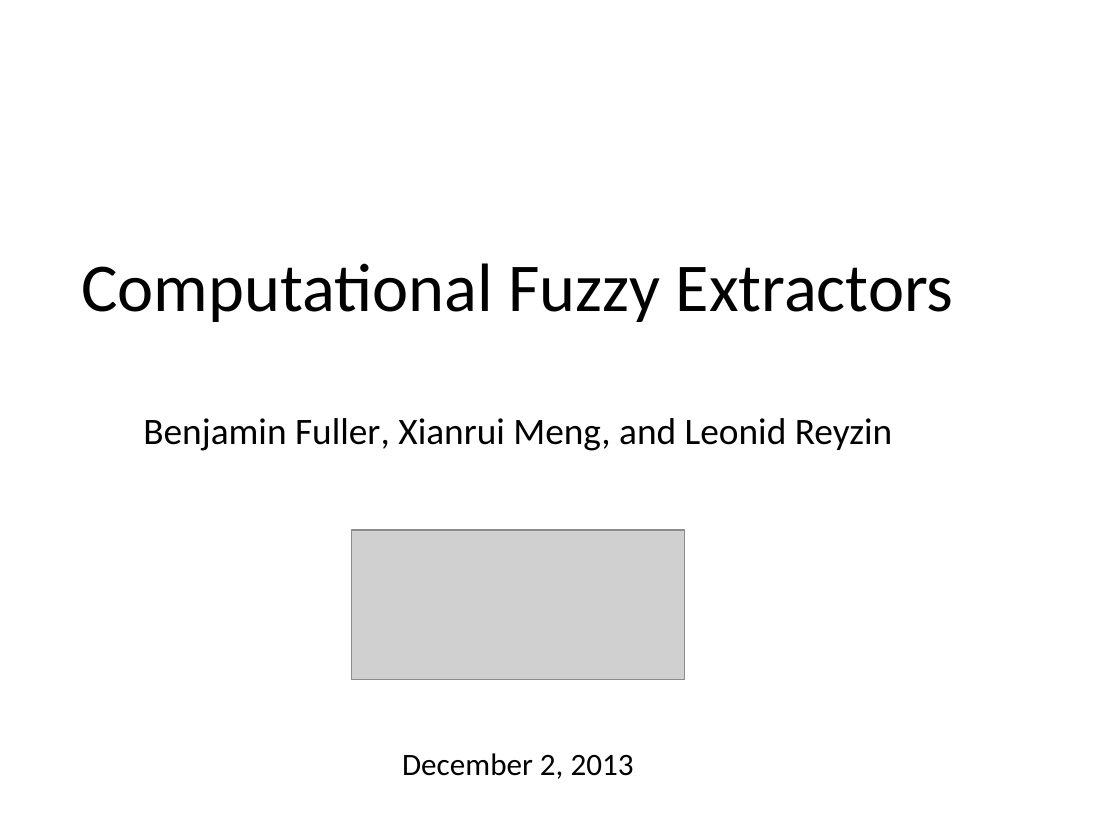
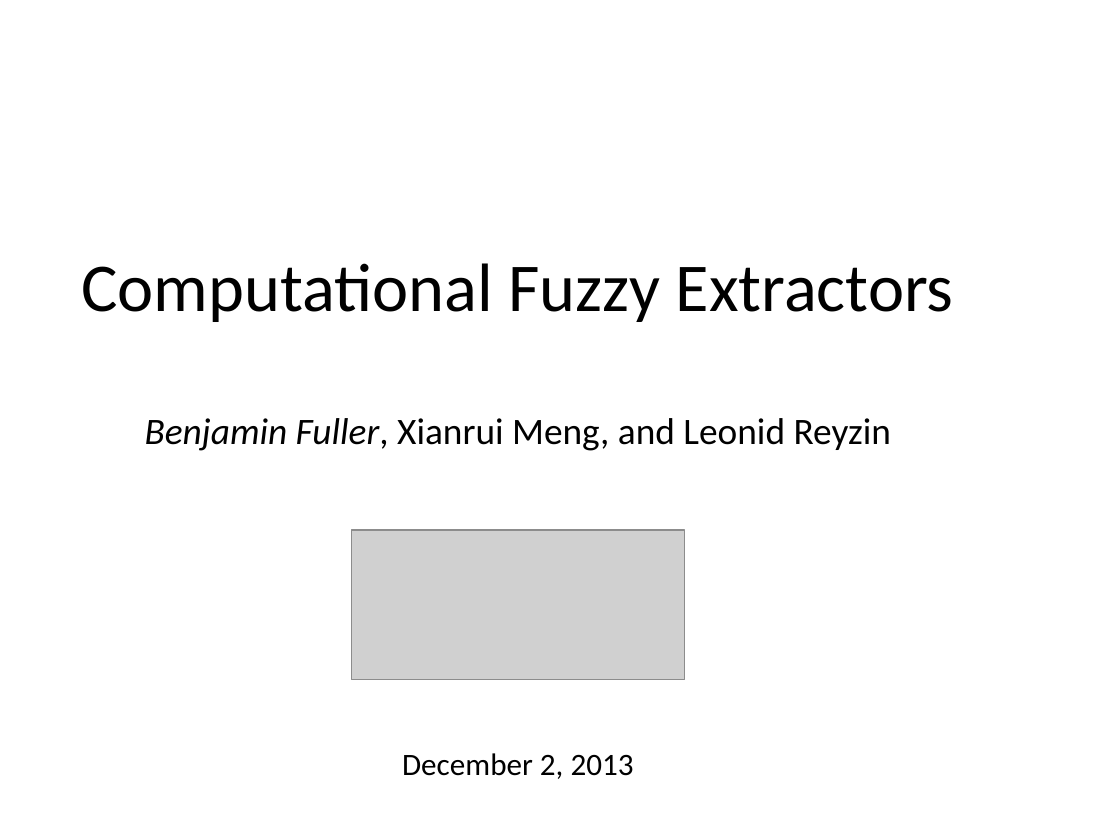
Before and after one commit to xianruimeng/comp-fuzzy-ext, a slide deck: slide 1 of ComputationalFuzzyExtractors-Asiacrypt.pptx. Drawn at 1120x840 pixels with LibreOffice and Linux fonts; fonts in the diff are those of the drawing; grey boxes stand for pictures. Boxes give left, top, right and bottom in pixels: in the first picture for what was removed or moved away, otherwise in the second. Text is boxed around its words. In the diff, an @@ line names an element or a change of style, - is before the commit and + after.

```diff
--- a/ComputationalFuzzyExtractors-Asiacrypt.pptx
+++ b/ComputationalFuzzyExtractors-Asiacrypt.pptx
@@ subtitle "Benjamin Fuller, Xianrui Meng, and ..." at (x1=145, y1=418, x2=891, y2=451): italic on in "Benjamin Fuller," @@
```
Also in this commit, not shown: 15 other slides changed, 3 slides added.
